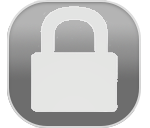
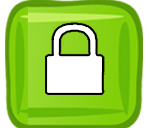
Before/after of a 150px x 128px layered artwork. What changed in the layer stack:
painted on "Ebene 2" over left=31, top=4, right=119, bottom=112
added layer "Ebene 7" above "Ebene 4" over left=5, top=0, right=143, bottom=128
hid "Ebene 1" over left=7, top=0, right=141, bottom=128
